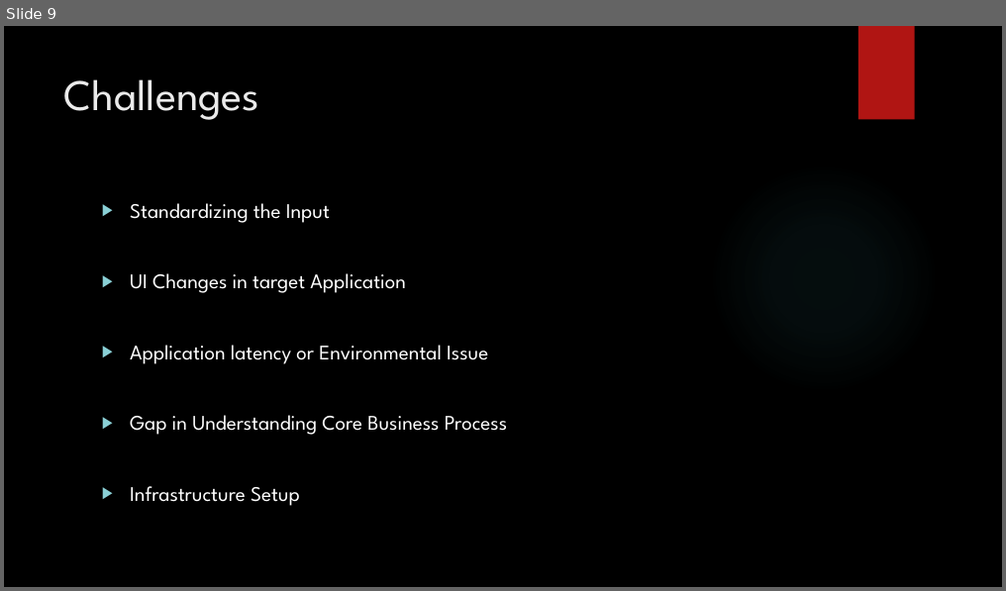
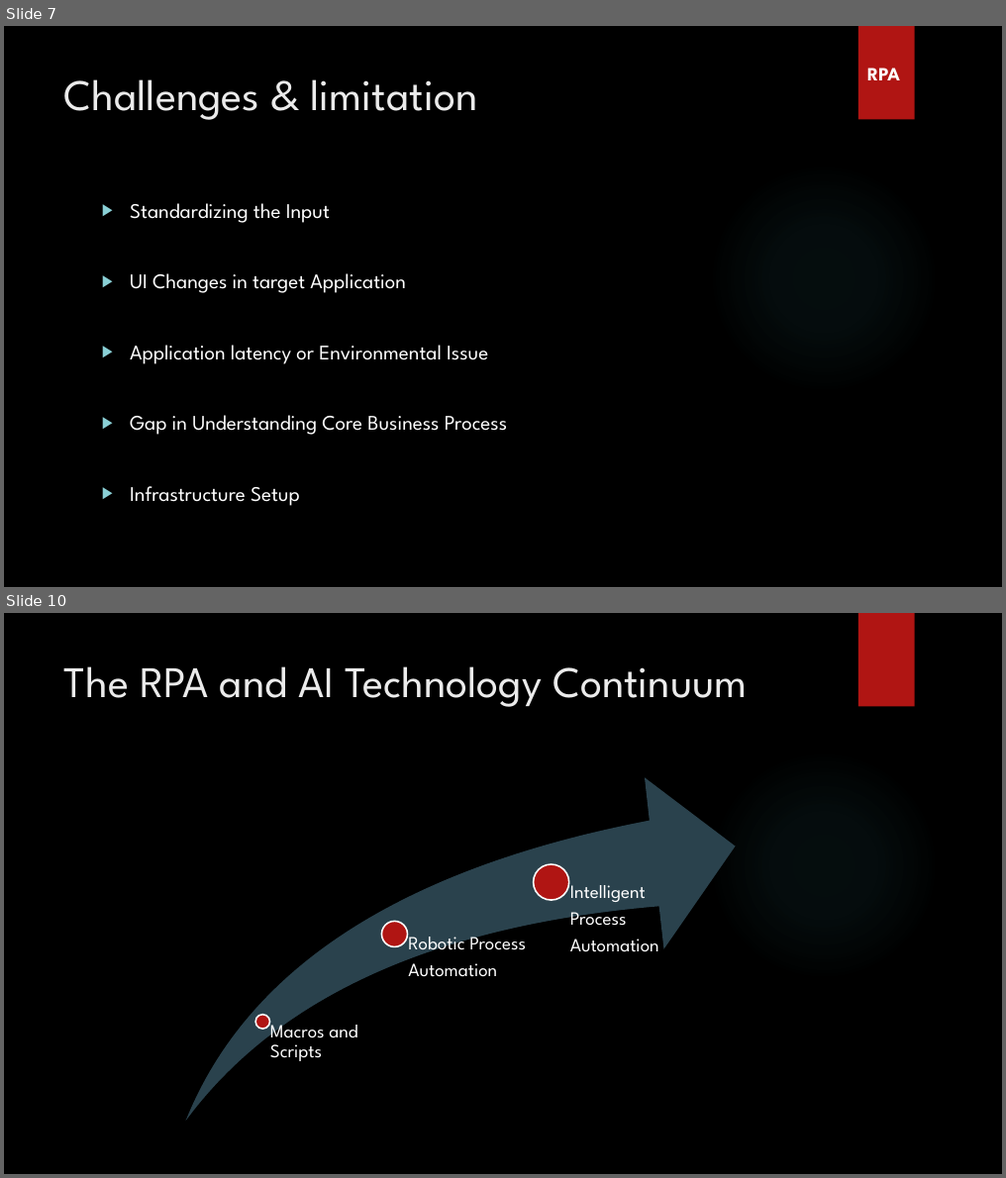
Before and after one commit to arunpandianm/RPA_Webinar, a slide deck: Robotic Process Automation.pptx. Shown one above the other, each under a label of ours: slide 9 before the commit, slides 7 and 10 after it; the slides between them are not shown. The pictures are 1006x591 and 1006x1178 pixels, drawn with LibreOffice and Linux fonts; fonts in the diff are those of the drawing; background and template pictures are left out. Boxes give left, top, right and bottom in pixels: in the first picture for what was removed or moved away, otherwise in the second. Text is boxed around its words. In the diff, an @@ line names an element or a change of style, - is before the commit and + after.

```diff
--- a/Robotic Process Automation.pptx
+++ b/Robotic Process Automation.pptx
@@ slide 10 added at <box>4,613,1002,1174</box>, background picture (left out); not listed: 2 template elements that a slide beside it also shows @@
@@ title added at <box>64,666,747,707</box>, 42 pt, text #EBEBEB @@
+The RPA and AI Technology Continuum
@@ group added at <box>186,777,736,1121</box>: 3 ellipses, 3 texts, 1 swoosh arrow @@
+Macros and Scripts
+Robotic Process
+Automation
+Intelligent
+Process
+Automation
@@ what was slide 9 is now slide 7 @@
@@ slide 7 changed as well @@
@@ title at <box>64,79,478,120</box>: text changed @@
-Challenges
+Challenges & limitation
@@ text added at <box>867,68,900,80</box>, 18 pt, text #FFFFFF, bold @@
+RPA
```
Also in this commit, not shown: 6 other slides changed, 5 other slides added, 4 slides removed.
